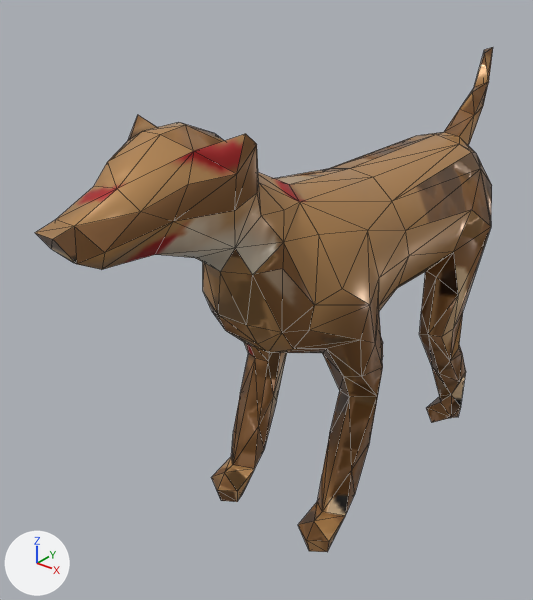
An edit to the glTF model priv/models/dog_edits.far.glb, drawn before and after from the same camera.
Rendered twice from a 50 mm lens placed at (0.443, -0.727, 0.66), pointed at (-0.062, -0.095, 0.268). Lighting does not change. The marker at lower left points along +X, +Y and +Z. The first picture is the older version. Mesh edges are drawn as thin lines. Vertices at exactly the same position are counted once.

Objects in the first picture: 'dog_mesh'.
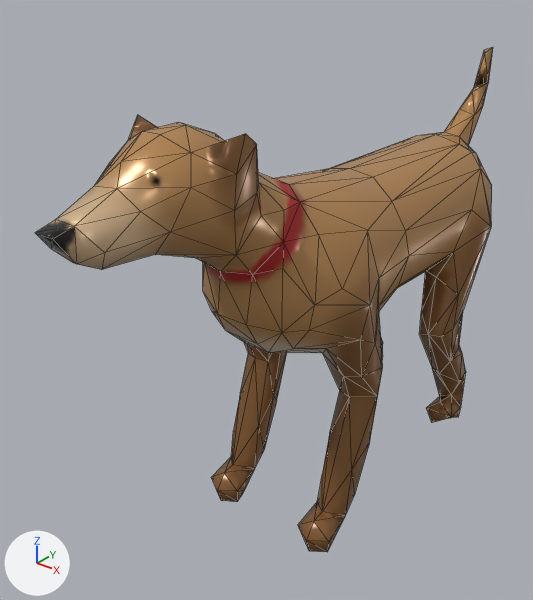
Changed parts and their boxes (x1, y1, x2, y2) in the pictures (533 x 600 px; the box of a moved part takes in the faces that stretch with it):
part 1 of me_dog_mesh, moved or reshaped: (94, 125, 284, 275) in both
part 2 of me_dog_mesh, surface changed: (35, 47, 493, 552) in both

The change, as a list of edits to the scene's bpy script:
```text
Change me_dog_mesh:
    where me_dog_mesh.from_pydata(...)  # 302 vertices, 600 faces; spans x -0.102..0.102, y -0.433..0.338, z 0.004..0.524
    used by ob_dog_mesh; location = (0.0, 0.0, 0.0)
    me_dog_mesh part 1
    4 vertices are removed from x -0.019..0.046, y -0.352..-0.311, z 0.462..0.51
    23 faces are deleted
    1 vertex moves from x 0.039, y -0.266, z 0.414 to x 0.034, y -0.259, z 0.404
    4 vertices are added at (0.036, -0.314, 0.51), (0.048, -0.327, 0.487), (0.04, -0.345, 0.453), (0.0, -0.354, 0.505)
    23 new faces join them
    me_dog_mesh part 2: 448 kept faces spanning x -0.102..0.102, y -0.433..0.338, z 0.004..0.524 get new texture (UV) coordinates
```
